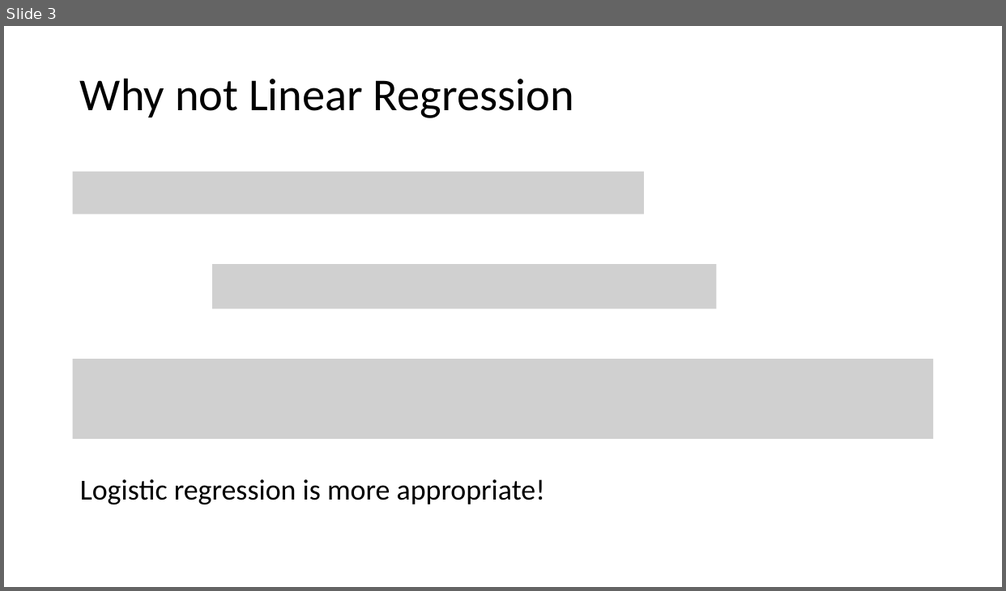
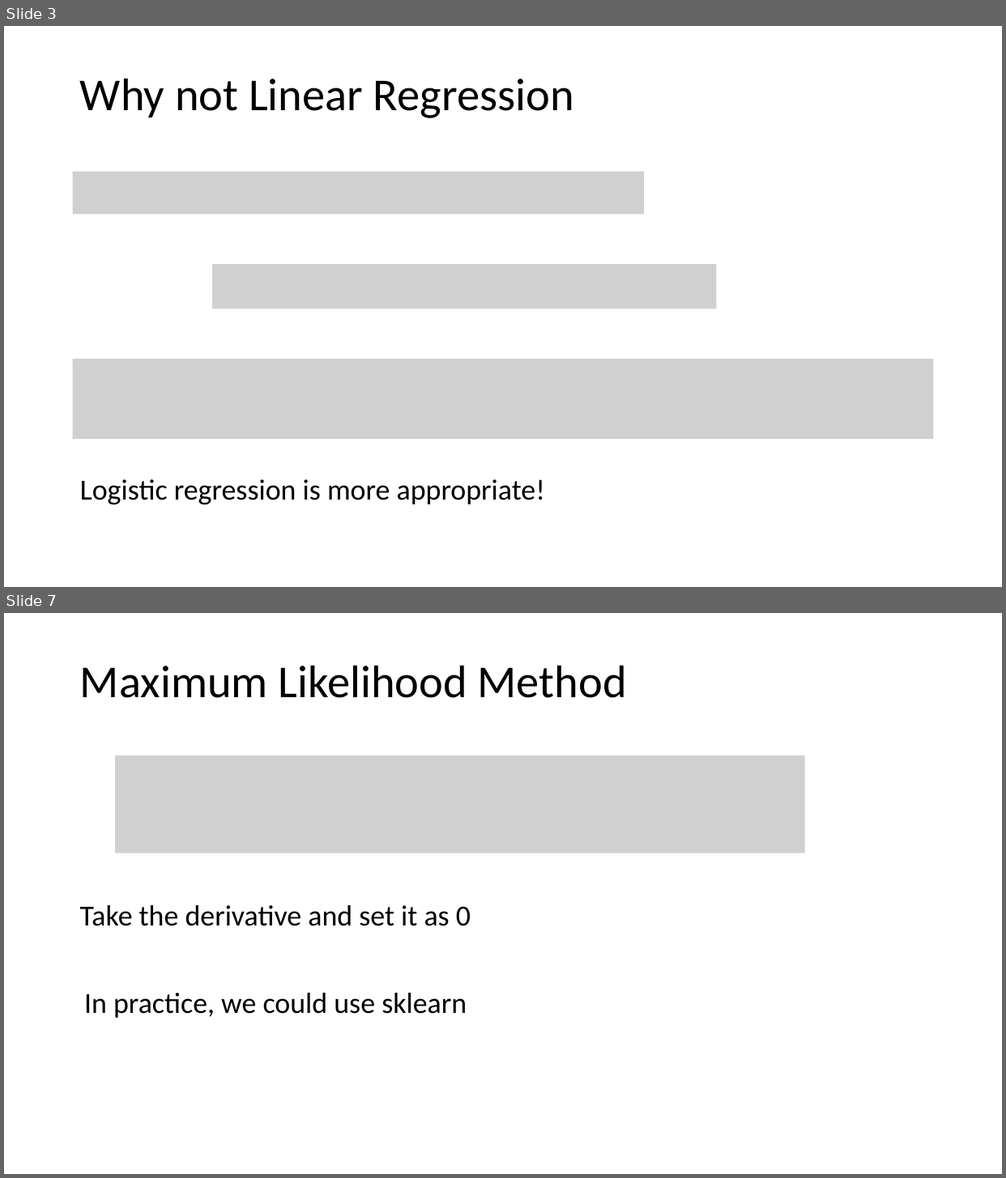
Before and after one commit to tianzheng4/tianzheng4.github.io, a slide deck: _umkc-teaching/slides/Lecture 5.pptx. Shown one above the other, each under a label of ours: slide 3 before the commit, slides 3 and 7 after it; the slides between them are not shown. The pictures are 1006x591 and 1006x1178 pixels, drawn with LibreOffice and Linux fonts; fonts in the diff are those of the drawing; grey boxes stand for pictures. Boxes give left, top, right and bottom in pixels: in the first picture for what was removed or moved away, otherwise in the second. Text is boxed around its words. In the diff, an @@ line names an element or a change of style, - is before the commit and + after.

```diff
--- a/_umkc-teaching/slides/Lecture 5.pptx
+++ b/_umkc-teaching/slides/Lecture 5.pptx
@@ slide 7 added at (4,613,1002,1174), background #FFFFFF @@
@@ title added at (80,665,627,698), 44 pt, text #000000 @@
+Maximum Likelihood Method
@@ picture added at (115,756,805,854) @@
@@ text added at (80,905,471,926), 28 pt, text #000000 @@
+Take the derivative and set it as 0
@@ text added at (84,993,467,1018), 28 pt, text #000000 @@
+In practice, we could use sklearn
```
Also in this commit, not shown: 1 slide changed, 2 other slides added.
